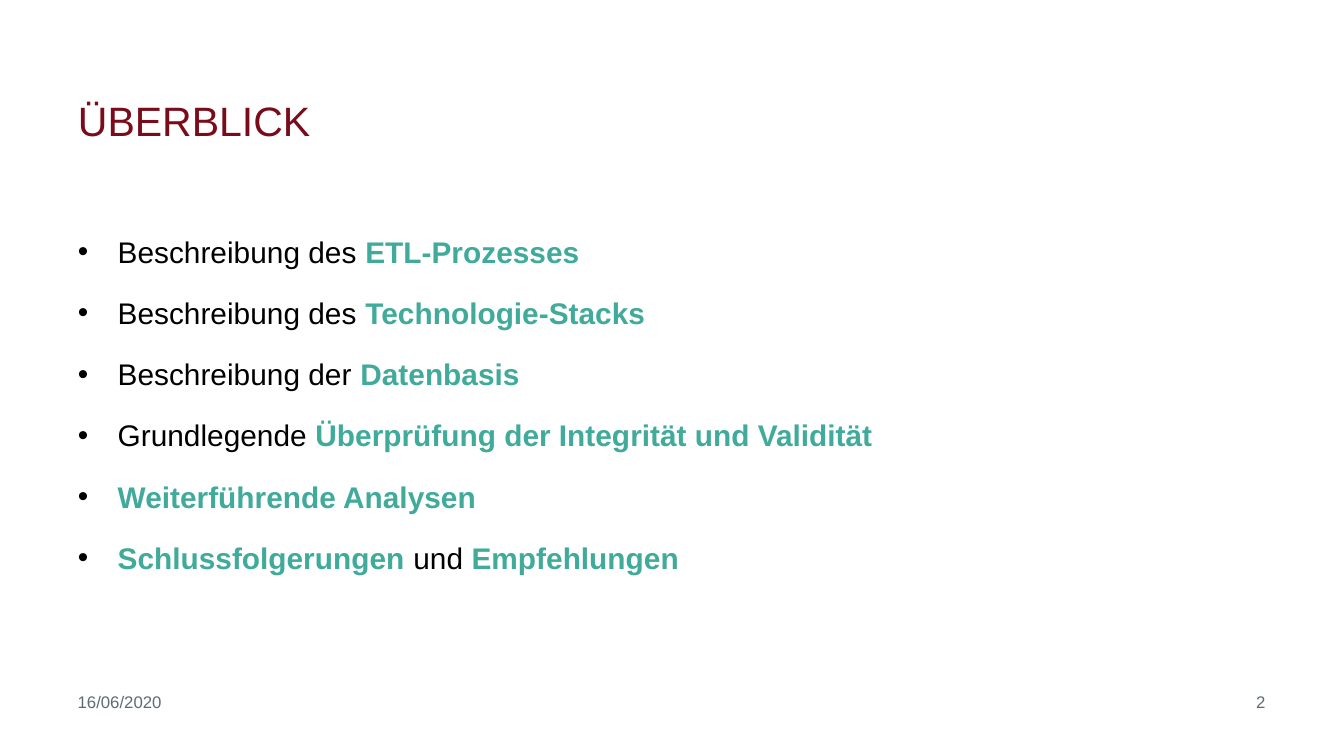
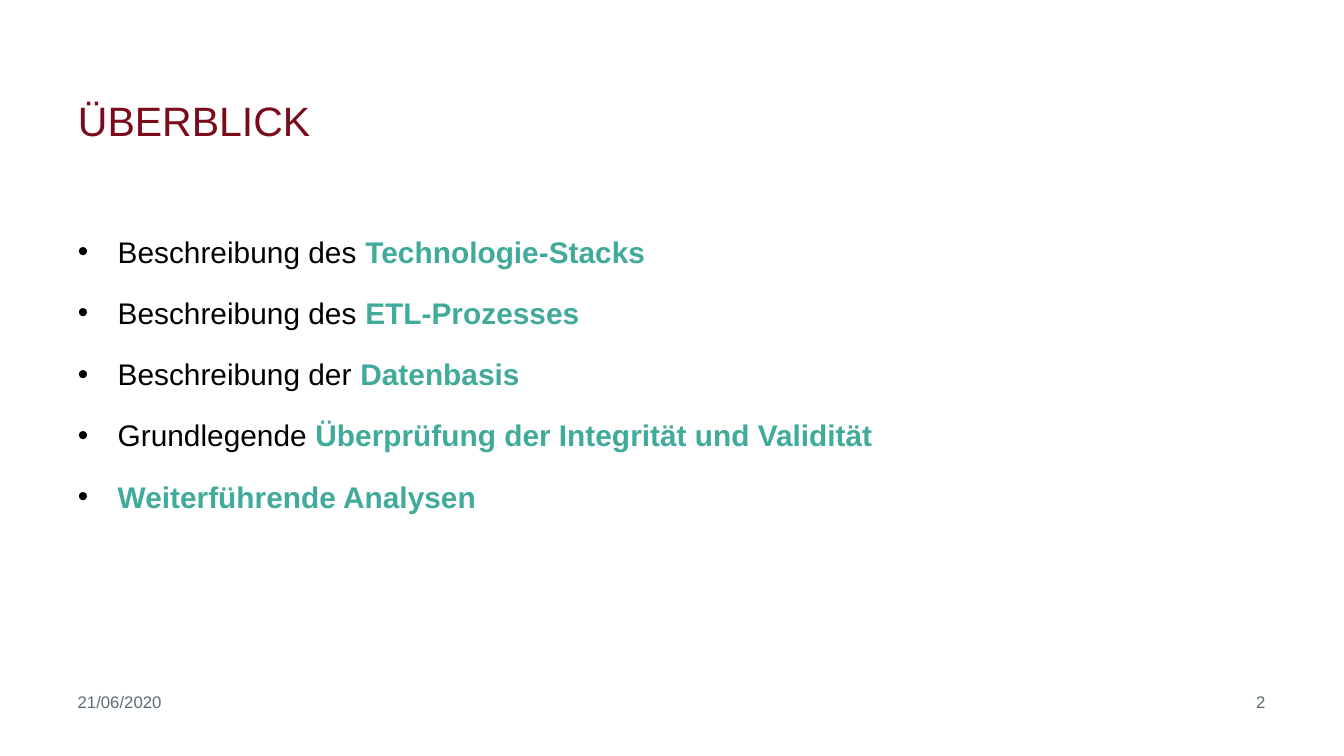
Before and after one commit to biegt/auditing_case_study, a slide deck: slide 2 of 04_output/Präsentation_Case_Study_1_Bieg_Krug.pptx. Drawn at 1344x756 pixels with LibreOffice and Linux fonts; fonts in the diff are those of the drawing; background and template pictures are left out. Boxes give left, top, right and bottom in pixels: in the first picture for what was removed or moved away, otherwise in the second. Text is boxed around its words. In the diff, an @@ line names an element or a change of style, - is before the commit and + after.

```diff
--- a/04_output/Präsentation_Case_Study_1_Bieg_Krug.pptx
+++ b/04_output/Präsentation_Case_Study_1_Bieg_Krug.pptx
@@ text at (118, 241, 645, 268): paragraph added @@
+• Beschreibung des Technologie-Stacks
@@ text at (118, 302, 645, 329): paragraph removed @@
-• Beschreibung des Technologie-Stacks
@@ text at (118, 547, 679, 575): paragraph removed @@
-• Schlussfolgerungen und Empfehlungen
@@ text at (78, 696, 162, 708): text changed @@
-16/06/2020
+21/06/2020
```
Also in this commit, not shown: 8 slides added, 3 slides removed.
